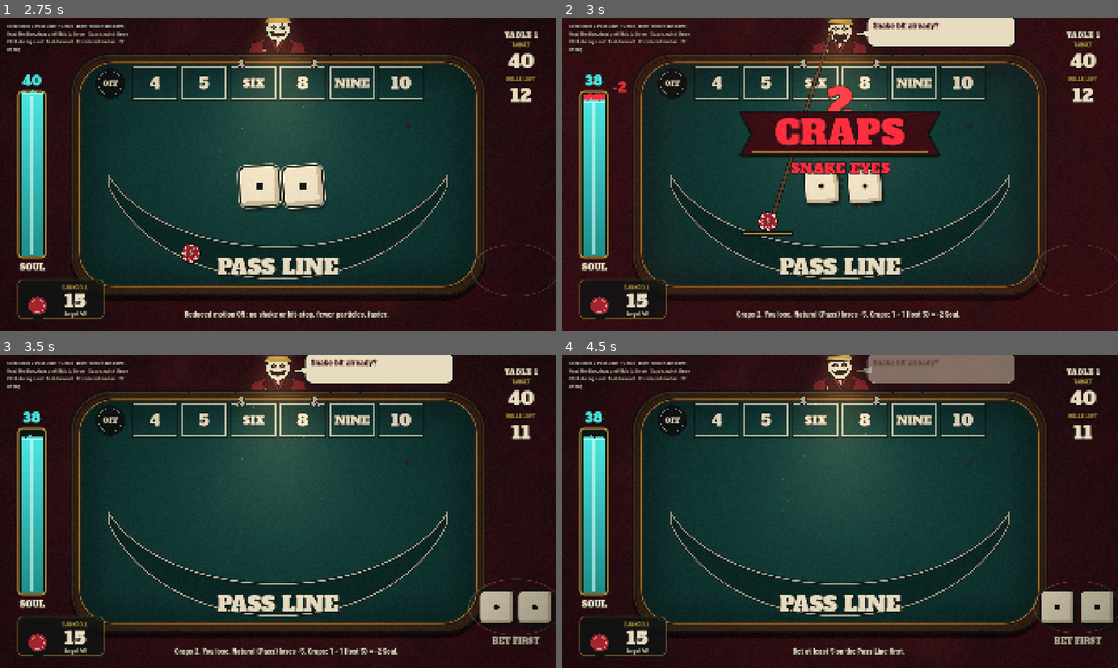
Above: before the commit, frames 1-4 (two rows, left to right).
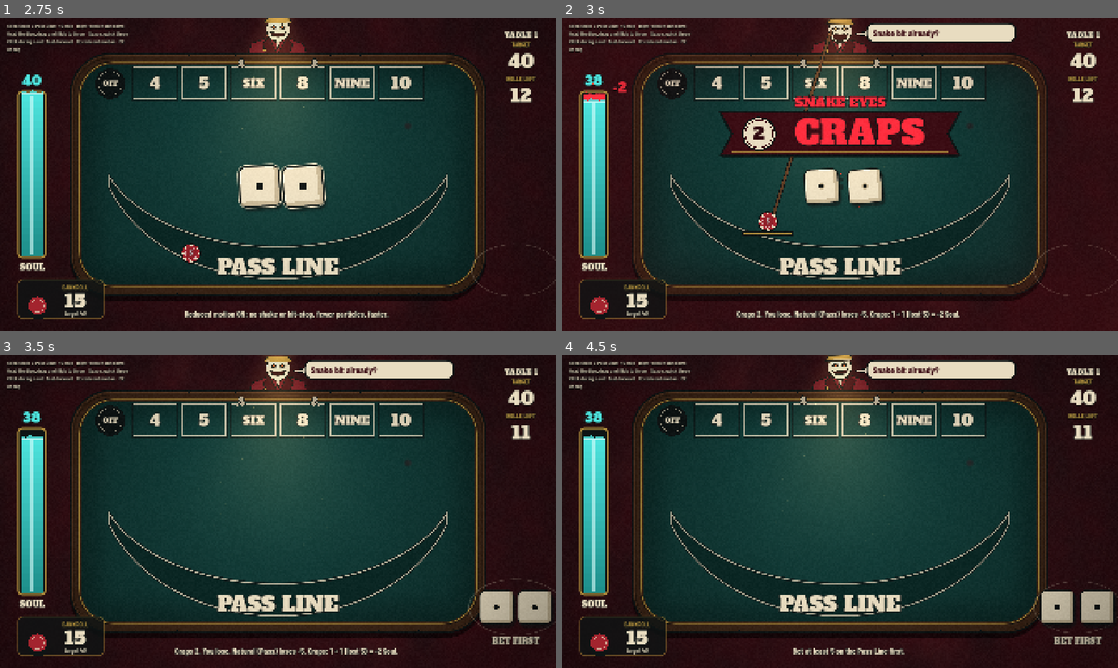
Above: after the commit, the same moments.

Repository: cashdvs/rogue-craps
Game: Godot game, scene res://scenes/table.tscn
Same seed, same stepped clock (60 frames per second), same inputs: the game is played once before the commit and once after it.
Inputs (mouse positions are in pixels of both pictures, inside the frame that each line leads up to):
- Up to frame 1 (2.75 s): tap Enter at 0.5 s; drag from (61, 299) to (333, 105) at 0.52 s; tap Space at 1.25 s; drag from (166, 190) to (250, 237) at 1.27 s; move the mouse to (333, 105) at 2.02 s; hold Up from 2.03 s (still down); tap R at 2.1 s; click (333, 105) at 2.17 s
- Up to frame 2 (3 s): release Up at 2.75 s; drag from (812, 237) to (673, 127) at 2.77 s
- Up to frame 3 (3.5 s): no input
- Up to frame 4 (4.5 s): move the mouse to (1006, 558) at 3.52 s; hold Down 3.53-4.25 s; tap Backspace at 3.6 s; click (1006, 558) at 3.67 s; tap Space at 3.77 s; drag from (673, 464) to (756, 433) at 4.27 s

Frame 1 is identical in both runs. In frame 2, 5.9% of the frame differs, in the area x 28-82%, y 0-50%; in frame 3, 1.4%; in frame 4, 2.4%.

Commit message:
Polish: roll total moves onto the banner as a badge (big sum hidden before any banner, craps subtext above the ribbon) so they never overlap; dealer bubble only shows with its full line (no typewriter, tweens ignore time scale) + per-frame test invariants

Diff:
--- a/scripts/table/banner.gd
+++ b/scripts/table/banner.gd
@@ -11,6 +11,8 @@
 var text_size: int = 120
 var rays: bool = false
 var jitter: bool = false
+## The roll total, drawn as a round badge inside the ribbon's left end (0 = none).
+var badge: int = 0
 var _t: float = 0.0
 var _rng := RandomNumberGenerator.new()
 
@@ -44,8 +46,11 @@
 
 func _draw() -> void:
 	var font := Palette.display_font()
-	var w := font.get_string_size(text, HORIZONTAL_ALIGNMENT_LEFT, -1, text_size).x + 160.0
+	var text_w := font.get_string_size(text, HORIZONTAL_ALIGNMENT_LEFT, -1, text_size).x
 	var hh := text_size * 0.62
+	var badge_r := hh * 0.72
+	var badge_slot := badge_r * 2.0 + 30.0 if badge > 0 else 0.0
+	var w := text_w + 160.0 + badge_slot
 	if rays:
 		for i in 12:
 			var a := _t * 0.6 + TAU * float(i) / 12.0
@@ -67,6 +72,13 @@
 	draw_polyline(closed, Palette.PIT_BLACK, 6.0, true)
 	draw_line(Vector2(-w * 0.5, -hh + 12) + off, Vector2(w * 0.5, -hh + 12) + off, Color(Palette.BRASS, 0.8), 3.0)
 	draw_line(Vector2(-w * 0.5, hh - 12) + off, Vector2(w * 0.5, hh - 12) + off, Color(Palette.BRASS, 0.8), 3.0)
-	Palette.draw_ink_text(self, off + Vector2(0, -4), text, text_size, text_color, 14, true)
+	Palette.draw_ink_text(self, off + Vector2(badge_slot * 0.5, -4), text, text_size, text_color, 14, true)
+	if badge > 0:
+		var c := off + Vector2(-w * 0.5 + 40.0 + badge_r, 0)
+		draw_circle(c, badge_r + 5.0, Palette.PIT_BLACK)
+		draw_circle(c, badge_r, Palette.BONE)
+		draw_arc(c, badge_r - 6.0, 0.0, TAU, 40, ribbon_color, 3.0)
+		Palette.draw_ink_text(self, c + Vector2(0, -2), str(badge), int(badge_r * 1.15), ribbon_color.darkened(0.2), 0, true)
 	if subtext != "":
-		Palette.draw_ink_text(self, off + Vector2(0, hh + 44), subtext, 48, text_color, 10, true)
+		# Above the ribbon (below it is where the dice land).
+		Palette.draw_ink_text(self, off + Vector2(0, -hh - 34), subtext, 44, text_color, 10, true)
--- a/scripts/table/dealer_bubble.gd
+++ b/scripts/table/dealer_bubble.gd
@@ -1,48 +1,79 @@
-## The Dealer's speech bubble: pops in with a squash, types the line out,
-## holds, then pops away. A newer taunt replaces the current one.
+## The Dealer's speech bubble. It is only ever visible with its full line
+## already in the label (no typewriter): it pops in with a squash, holds,
+## then fades away. A newer taunt replaces the current one. Its tweens
+## ignore Engine.time_scale, so hit-stop (time_scale 0.05) and fast-forward
+## never leave it half-drawn.
 class_name DealerBubble
 extends Node2D
 
-var text: String = ""
-var _shown_chars: float = 0.0
+const WIDTH: float = 520.0
+
+var label: Label
+var _panel: PanelContainer
 var _tw: Tween
-var bubble_size := Vector2(520, 110)
 
 
+func _init() -> void:
+	visible = false
+	_panel = PanelContainer.new()
+	_panel.add_theme_stylebox_override("panel", _panel_style())
+	_panel.mouse_filter = Control.MOUSE_FILTER_IGNORE
+	add_child(_panel)
+	label = Label.new()
+	label.custom_minimum_size = Vector2(WIDTH - 48.0, 0)
+	label.autowrap_mode = TextServer.AUTOWRAP_WORD_SMART
+	label.vertical_alignment = VERTICAL_ALIGNMENT_CENTER
+	var ls := LabelSettings.new()
+	ls.font = Palette.number_font()
+	ls.font_size = 34
+	ls.font_color = Palette.OXBLOOD
+	label.label_settings = ls
+	label.mouse_filter = Control.MOUSE_FILTER_IGNORE
+	_panel.add_child(label)
+
+
+func _panel_style() -> StyleBoxFlat:
+	var box := Palette.ink_box(Palette.BONE, 26, 5)
+	box.content_margin_left = 24
+	box.content_margin_right = 24
+	box.content_margin_top = 14
+	box.content_margin_bottom = 14
+	return box
+
+
+## Shows a line. Empty lines are ignored (the bubble never shows empty).
 func say(line: String, hold: float = 2.4, reduced: bool = false) -> void:
-	text = line
-	visible = true
+	if line.strip_edges() == "":
+		return
 	if _tw != null and _tw.is_valid():
 		_tw.kill()
+	label.text = line
+	_panel.reset_size()
+	# Tail tip at the local origin (the Dealer's mouth); panel to the right.
+	var h := maxf(_panel.get_combined_minimum_size().y, 80.0)
+	_panel.position = Vector2(40, -h * 0.5)
+	modulate.a = 1.0
+	visible = true
+	queue_redraw()
 	_tw = create_tween()
+	_tw.set_ignore_time_scale(true)
 	if reduced:
 		scale = Vector2.ONE
-		modulate.a = 0.0
-		_shown_chars = float(text.length())
-		_tw.tween_property(self, "modulate:a", 1.0, 0.12)
 	else:
-		modulate.a = 1.0
-		scale = Vector2(0.2, 0.2)
-		_shown_chars = 0.0
-		_tw.tween_property(self, "scale", Vector2(1.08, 0.94), 0.14).set_trans(Tween.TRANS_BACK).set_ease(Tween.EASE_OUT)
+		scale = Vector2(0.6, 0.6)
+		_tw.tween_property(self, "scale", Vector2(1.06, 0.96), 0.12).set_trans(Tween.TRANS_BACK).set_ease(Tween.EASE_OUT)
 		_tw.tween_property(self, "scale", Vector2.ONE, 0.08)
-		_tw.tween_property(self, "_shown_chars", float(text.length()), minf(text.length() * 0.014, 0.45))
 	_tw.tween_interval(hold)
 	_tw.tween_property(self, "modulate:a", 0.0, 0.25)
-	_tw.tween_callback(hide)
+	_tw.tween_callback(_finish)
 
 
-func _process(_delta: float) -> void:
-	if visible:
-		queue_redraw()
+func _finish() -> void:
+	visible = false
+	label.text = ""
 
 
 func _draw() -> void:
-	# Local origin = the tail tip (at the Dealer's mouth).
-	var r := Rect2(Vector2(40, -bubble_size.y * 0.5 - 10), bubble_size)
+	# Tail (ink, then bone fill over it; the panel covers the seam).
 	draw_colored_polygon(PackedVector2Array([Vector2(0, 0), Vector2(56, -18), Vector2(56, 14)]), Palette.PIT_BLACK)
-	draw_style_box(Palette.ink_box(Palette.BONE, 26, 5), r)
-	draw_colored_polygon(PackedVector2Array([Vector2(8, -1), Vector2(60, -14), Vector2(60, 9)]), Palette.BONE)
-	var font := Palette.number_font()
-	var shown := text.substr(0, int(_shown_chars))
-	draw_multiline_string(font, r.position + Vector2(24, 46), shown, HORIZONTAL_ALIGNMENT_LEFT, r.size.x - 48, 34, 2, Palette.OXBLOOD)
+	draw_colored_polygon(PackedVector2Array([Vector2(8, -1), Vector2(60, -12), Vector2(60, 8)]), Palette.BONE)
--- a/scripts/table/table_scene.gd
+++ b/scripts/table/table_scene.gd
@@ -880,7 +880,7 @@
 		RollResult.Outcome.NATURAL_WIN:
 			_point_rolls = 0
 			_win_fx(center, 24, tuning.shake_natural_px, 0.15, tuning.hitstop_natural_ms)
-			_banner("NATURAL!", "", Palette.BURGUNDY, Palette.BRASS_HI, tuning.resolve_natural, true)
+			_banner("NATURAL!", "", Palette.BURGUNDY, Palette.BRASS_HI, tuning.resolve_natural, true, 120, false, r.total)
 			sfx.play(&"win_big")
 			_dealer(&"sulk", &"natural")
 			_settle_chips(payout, report)
@@ -889,7 +889,7 @@
 			_point_rolls = 0
 			_win_fx(center, 40, tuning.shake_point_hit_px, 0.2, tuning.hitstop_point_hit_ms)
 			_ring(puck.position)
-			_banner("POINT HIT!", "", Palette.BURGUNDY, Palette.BRASS_HI, tuning.resolve_point_hit, true)
+			_banner("POINT HIT!", "", Palette.BURGUNDY, Palette.BRASS_HI, tuning.resolve_point_hit, true, 120, false, r.total)
 			sfx.play(&"win_big", 1.1)
 			_dealer(&"sulk", &"point_hit")
 			_settle_chips(payout, report)
@@ -900,7 +900,7 @@
 		RollResult.Outcome.CRAPS_LOSS:
 			var sub := {2: "SNAKE EYES", 3: "ACE-DEUCE", 12: "BOXCARS"}.get(r.total, "") as String
 			_loss_fx(center, 16, 8, tuning.shake_craps_px, 0.2, tuning.hitstop_craps_ms, 0.2)
-			_banner("CRAPS", sub, Palette.OXBLOOD, Palette.DANGER, tuning.resolve_craps, false)
+			_banner("CRAPS", sub, Palette.OXBLOOD, Palette.DANGER, tuning.resolve_craps, false, 120, false, r.total)
 			sfx.play(&"seven_out", 1.3, -6.0)
 			_dealer(&"gloat", &"craps")
 			_settle_chips(payout, report)
@@ -931,7 +931,7 @@
 			_cracks(center)
 			_grade_pulse("desaturate", 0.45, tuning.resolve_seven_out)
 			puck.flash_danger()
-			_banner("SEVEN OUT", "", Palette.DANGER_DARK, Palette.DANGER, tuning.resolve_seven_out, false, 130, true)
+			_banner("SEVEN OUT", "", Palette.DANGER_DARK, Palette.DANGER, tuning.resolve_seven_out, false, 130, true, r.total)
 			sfx.play(&"seven_out")
 			_dealer(&"gloat", &"seven_out")
 			_settle_chips(payout, report)
@@ -1169,10 +1169,14 @@
 	get_tree().create_timer(life + 0.5, true, false, true).timeout.connect(p.queue_free)
 
 
-func _banner(text: String, sub: String, ribbon: Color, text_col: Color, duration: float, rays: bool, size: int = 120, jitter: bool = false) -> void:
+## Shows a moment banner. The big sum label is hidden first and the total
+## moves onto the ribbon as a badge (`badge`), so the two never overlap.
+func _banner(text: String, sub: String, ribbon: Color, text_col: Color, duration: float, rays: bool, size: int = 120, jitter: bool = false, badge: int = 0) -> void:
 	for b in banner_layer.get_children():
 		b.queue_free()
+	sum_text.visible = false
 	var b := Banner.new()
+	b.badge = badge
 	b.text = text
 	b.subtext = sub
 	b.ribbon_color = ribbon
--- a/tests/test_table_scene.gd
+++ b/tests/test_table_scene.gd
@@ -87,6 +87,25 @@
 	scene.rng_seed = 2026
 	root.add_child(scene)
 	await process_frame
+	# Every frame from here on: the bubble is never visible without readable
+	# text, and the big sum label is never visible while a banner is up.
+	var mon := {"bubble_frames": 0, "empty_bubble": 0, "banner_frames": 0, "overlap": 0}
+	var monitor := func() -> void:
+		var b := scene.bubble
+		if b.visible:
+			mon["bubble_frames"] += 1
+			var l := b.label
+			if l.text.strip_edges() == "" or not l.visible or l.visible_characters == 0 or l.label_settings.font_color.a < 0.9 or l.label_settings.font_size < 20:
+				mon["empty_bubble"] += 1
+		var live_banner := false
+		for n in scene.banner_layer.get_children():
+			if not n.is_queued_for_deletion():
+				live_banner = true
+		if live_banner:
+			mon["banner_frames"] += 1
+			if scene.sum_text.visible and scene.sum_text.modulate.a > 0.0:
+				mon["overlap"] += 1
+	process_frame.connect(monitor)
 	var poc := scene.poc
 	var t := scene.tuning
 	check(poc.bankroll.coin == 20 and poc.soul == 40 and poc.rolls_left() == 12, "starts at doc v0.3 numbers")
@@ -230,5 +249,16 @@
 	scene.throw(Vector2(-2500, -1200))
 	await scene.sequence_finished
 	check(scene.poc.rolls_used == 1 and scene.poc.bankroll.coin == 25, "reduced-motion roll resolves")
+	process_frame.disconnect(monitor)
+	check(mon["bubble_frames"] > 30 and mon["empty_bubble"] == 0, "bubble visible only with text (%d visible frames, %d empty)" % [mon["bubble_frames"], mon["empty_bubble"]])
+	check(mon["banner_frames"] > 30 and mon["overlap"] == 0, "sum never visible over a banner (%d banner frames, %d overlaps)" % [mon["banner_frames"], mon["overlap"]])
+	# say("") never shows an empty bubble.
+	var bub := DealerBubble.new()
+	root.add_child(bub)
+	bub.say("")
+	check(not bub.visible, "empty line does not show the bubble")
+	bub.say("Tick tock.")
+	check(bub.visible and bub.label.text == "Tick tock.", "bubble shows the full line immediately")
+	bub.queue_free()
 	scene.queue_free()
 	await create_timer(1.0).timeout
